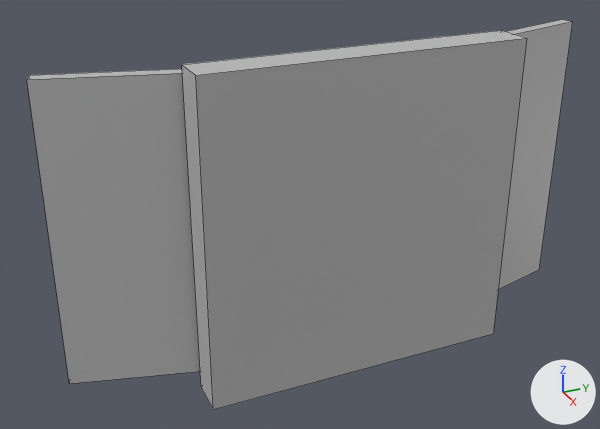
The FBX model Kahlag/Assets/Art/models/Building/BuildingModularPieces/Building_Window_03.fbx as it was, and as the next commit left it.
Both versions are drawn from a camera (50 mm lens) standing at (0.01499, -0.00457, 0.01201) and looking at (-0.00147, 0.00284, 0.00378). Arrows for +X, +Y and +Z are at lower right; the lights stay in place. Mesh edges are drawn as thin lines. Where no turn or scale is listed for an object, it has been applied to the vertices.

The scene before the commit, as lines of its bpy script (objects in view):
```python
me_mesh = bpy.data.meshes.new('Mesh')
me_mesh.from_pydata(...)  # 48 vertices, 38 faces; spans x -0.00213..0.0, y -0.00289..0.0107, z 0.0..0.00784
me_mesh.materials.append(mat_lambert1)  # grey #bcbcbc
# before: 8 (-0.0008, 0.00366, 0.00037), 9 (-0.0005, 0.00366, 0.00037), 10 (-0.0008, 0.00366, 0.00738), 11 (-0.0005, 0.00366, 0.00738), 12 (-0.0008, 0.00408, 0.00738)
# before: 13 (-0.0005, 0.00408, 0.00738), 14 (-0.0008, 0.00408, 0.00037), 15 (-0.0005, 0.00408, 0.00037), 16 (-0.0008, 0.00738, 0.00365), 17 (-0.0005, 0.00738, 0.00365)
# before: 18 (-0.0008, 0.00037, 0.00365), 19 (-0.0005, 0.00037, 0.00365), 20 (-0.0008, 0.00037, 0.0041), 21 (-0.0005, 0.00037, 0.0041), 22 (-0.0008, 0.00738, 0.0041)
# before: 23 (-0.0005, 0.00738, 0.0041), 25 (0.0, 0.0, 0.0) at pixel (213, 409), 27 (0.0, 0.0, 0.00784) at pixel (195, 75), 29 (0.0, 0.00779, 0.00784) at pixel (526, 38), 31 (0.0, 0.00779, 0.0) at pixel (493, 333)
ob_building_window_03 = bpy.data.objects.new('Building_Window_03', me_mesh)
ob_building_window_03.location = (0.0, 0.0, 0.0)
```
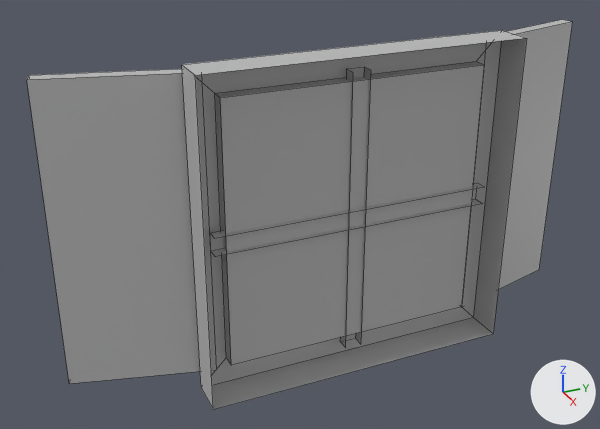
Pixel boxes [x1, y1, x2, y2] of what changed, in the pictures (600 x 429 px):
part 1 of me_mesh, cut back: before [191, 36, 527, 410]; after [191, 36, 527, 408]

The change in detail:
me_mesh has 48 vertices, 38 faces and spans x -0.00213..0.0, y -0.00289..0.0107, z 0.0..0.00784.
me_mesh is used by ob_building_window_03; location (0.0, 0.0, 0.0).
Verts and faces of me_mesh; kept vertices keep their numbers, new ones are numbered from 48.
Part 1, on me_mesh:
Faces deleted: (10, 11, 13, 12), (8, 14, 15, 9), (9, 15, 13, 11), (18, 19, 21, 20), (16, 22, 23, 17), (17, 23, 21, 19).
Faces deleted: (25, 31, 29, 27).
Vertices 16 to 23 move by (0.00005, 0.0, 0.0).
Vertex 27 moves to (-0.00001, 0.0, 0.00784), pixel (195, 75).
Vertex 29 moves to (-0.00001, 0.00779, 0.00784), pixel (526, 38).
